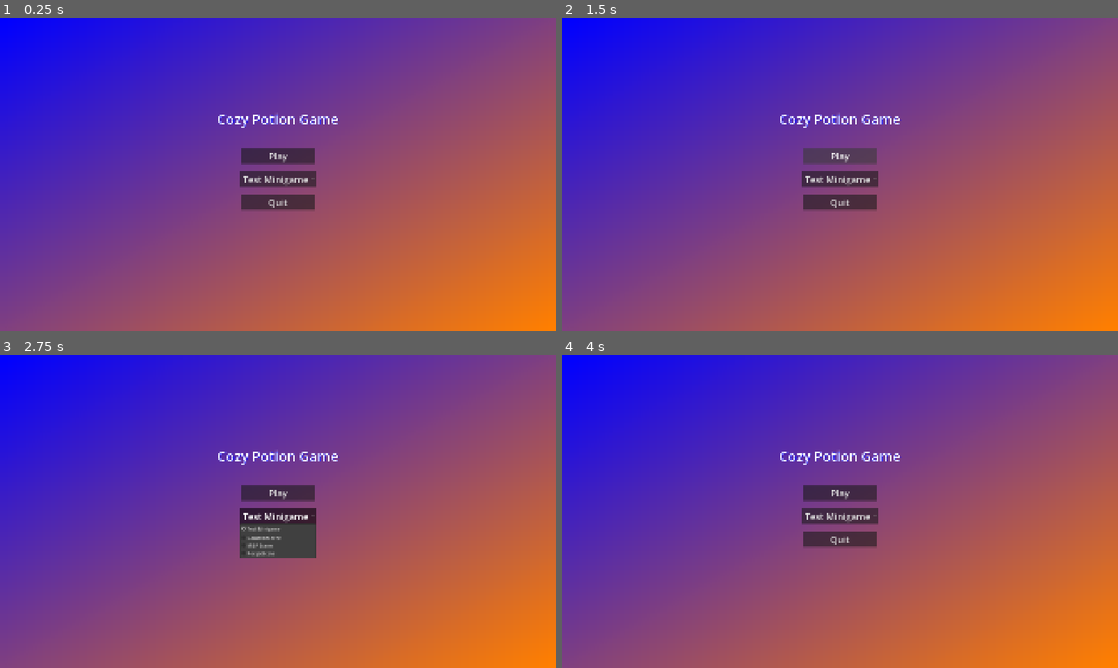
Above: before the commit, frames 1-4 (two rows, left to right).
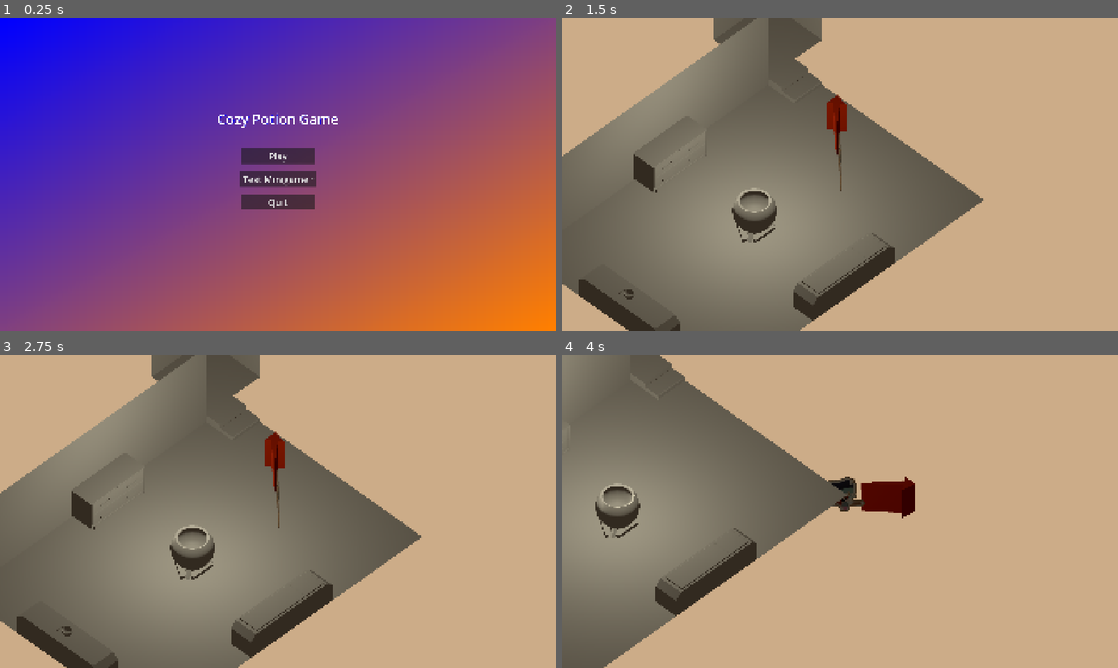
Above: after the commit, the same moments.

Repository: unimelb-game-makers/Team-Quibble-Production
Game: Godot game, scene res://scenes/game_viewport.tscn
The game is run twice, just before and just after one commit, with the same random seed, the same clock (stepped at 60 frames per second) and the same inputs. Before the commit the project starts from res://scenes/main.tscn.
Inputs (mouse positions are in pixels of both pictures, inside the frame that each line leads up to):
- Up to frame 1 (0.25 s): no input
- Up to frame 2 (1.5 s): click "Play" at 0.5 s; click (840, 155) at 1.25 s, where only the run before the commit has a clickable "Play"
- Up to frame 3 (2.75 s): click (278, 514) at 2 s, where only the run before the commit has a clickable "Test Minigame"
- Up to frame 4 (4 s): tap Enter at 2.75 s; move the mouse to (962, 495) at 2.77 s; press the mouse at (962, 495) at 2.78 s; hold D (move_right) 2.78-3.5 s; release the mouse at (962, 495) at 3.5 s; drag from (728, 527) to (812, 574) at 3.52 s

The runs differ from the first frame. In frame 1, 0.4% of the frame differs, in the area x 39-62%, y 30-61%; in frame 2, 100%, in the area x 0-100%, y 0-100%; in frame 3, 100%; in frame 4, 100%.
Error before the commit: Cannot call method 'get_child_count' on a null value. (res://scripts/game_viewport/scene_manager.gd:22)

Commit message:
set main scene to game viewport scene

Diff:
--- a/cozy-potion-game/project.godot
+++ b/cozy-potion-game/project.godot
@@ -11,13 +11,14 @@
 [application]
 
 config/name="Cozy Potion Game"
-run/main_scene="uid://dvuso6cvhqekf"
+run/main_scene="uid://2qiws8u3tfkj"
 config/features=PackedStringArray("4.7", "Forward Plus")
 config/icon="res://icon.svg"
 
 [autoload]
 
 SceneManager="*uid://c0071jx5m4ofo"
+OptionsMenu="*uid://c7rl0bd26eupb"
 
 [display]
 
@@ -80,6 +81,12 @@
 "events": [Object(InputEventKey,"resource_local_to_scene":false,"resource_name":"","device":-1,"window_id":0,"alt_press …(192 unchanged characters)…
 ]
 }
+open_options_menu={
+"deadzone": 0.2,
+"events": [Object(InputEventKey,"resource_local_to_scene":false,"resource_name":"","device":-1,"window_id":0,"alt_pressed":false,"shift_pressed":false,"ctrl_pressed":false,"meta_pressed":false,"pressed":false,"keycode":0,"physical_keycode":4194305,"key_label":0,"unicode":0,"location":0,"echo":false,"script":null)
+, Object(InputEventKey,"resource_local_to_scene":false,"resource_name":"","device":-1,"window_id":0,"alt_pressed":false,"shift_pressed":false,"ctrl_pressed":false,"meta_pressed":false,"pressed":false,"keycode":0,"physical_keycode":4194306,"key_label":0,"unicode":0,"location":0,"echo":false,"script":null)
+]
+}
 
 [layer_names]
 
